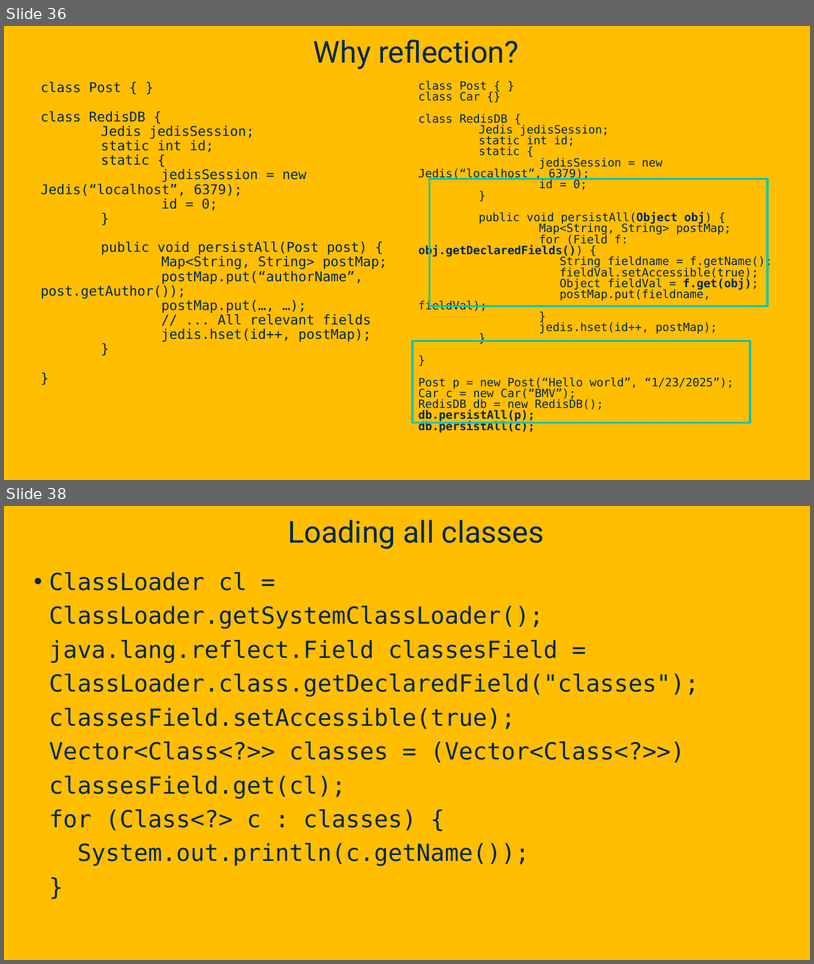
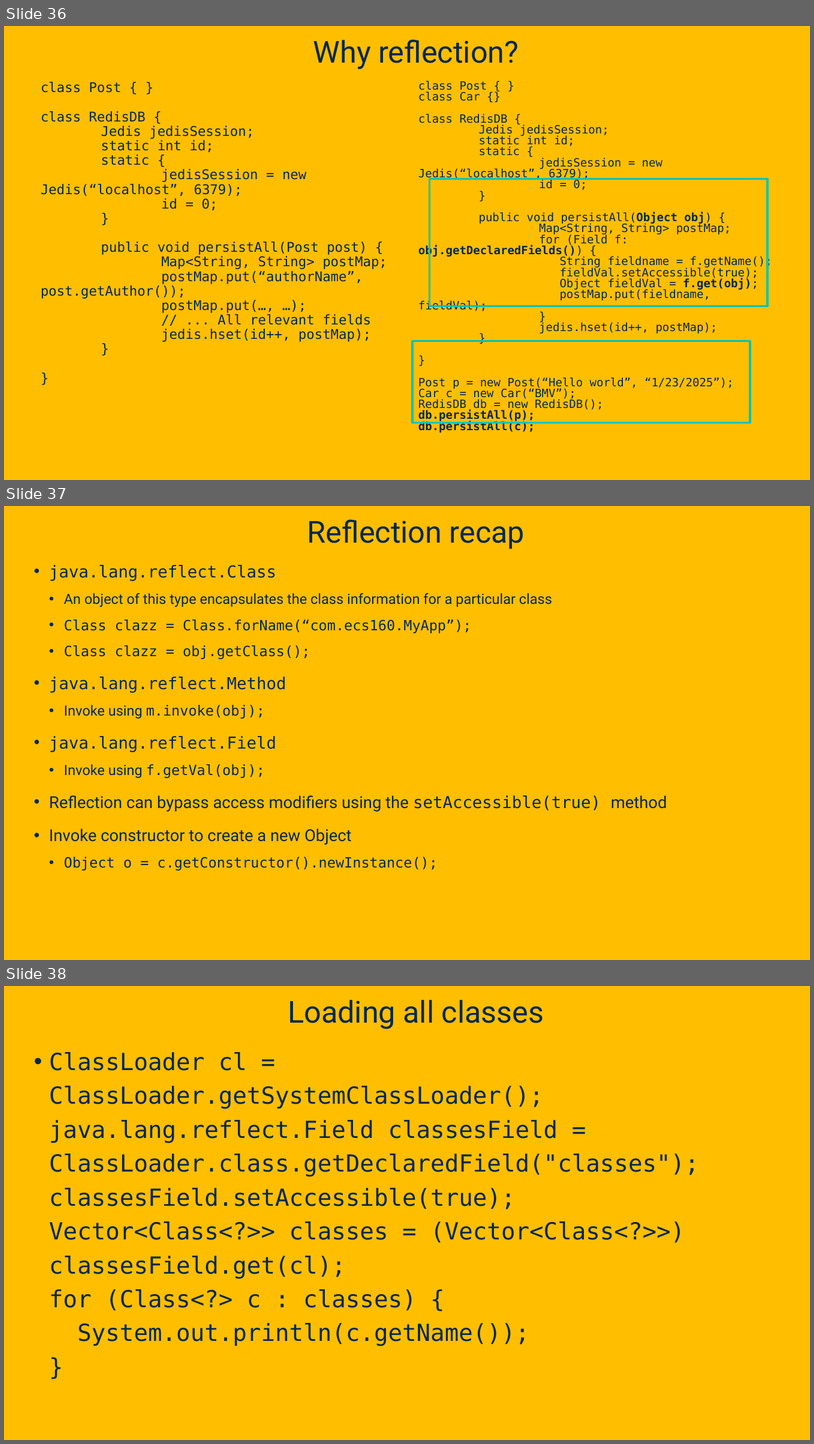
Before and after one commit to davsec-teaching/ecs160-f25, a slide deck: slides/5_annotations_and_reflection.pptx. Shown one above the other, each under a label of ours: slides 36 and 38 before the commit, slides 36, 37 and 38 after it; the slides between them are not shown. The pictures are 814x964 and 814x1444 pixels, drawn with LibreOffice and Linux fonts; fonts in the diff are those of the drawing; background and template pictures are left out. Boxes give left, top, right and bottom in pixels: in the first picture for what was removed or moved away, otherwise in the second. Text is boxed around its words. In the diff, an @@ line names an element or a change of style, - is before the commit and + after.

```diff
--- a/slides/5_annotations_and_reflection.pptx
+++ b/slides/5_annotations_and_reflection.pptx
@@ slide 37 added at [4,506,810,960], background picture (left out) @@
@@ title added at [308,519,525,549], 36 pt, text #022850 @@
+Reflection recap
@@ text added at [49,565,668,870], 16.8 pt, text #022850 @@
+• java.lang.reflect.Class
+  • An object of this type encapsulates the class information for a particular class
+  • Class clazz = Class.forName(“com.ecs160.MyApp”);
+  • Class clazz = obj.getClass();
+• java.lang.reflect.Method
+  • Invoke using m.invoke(obj);
+• java.lang.reflect.Field
+  • Invoke using f.getVal(obj);
+• Reflection can bypass access modifiers using the setAccessible(true) method
+• Invoke constructor to create a new Object
+  • Object o = c.getConstructor().newInstance();
```
Also in this commit, not shown: 1 slide changed, 6 other slides added, 1 slide removed.
